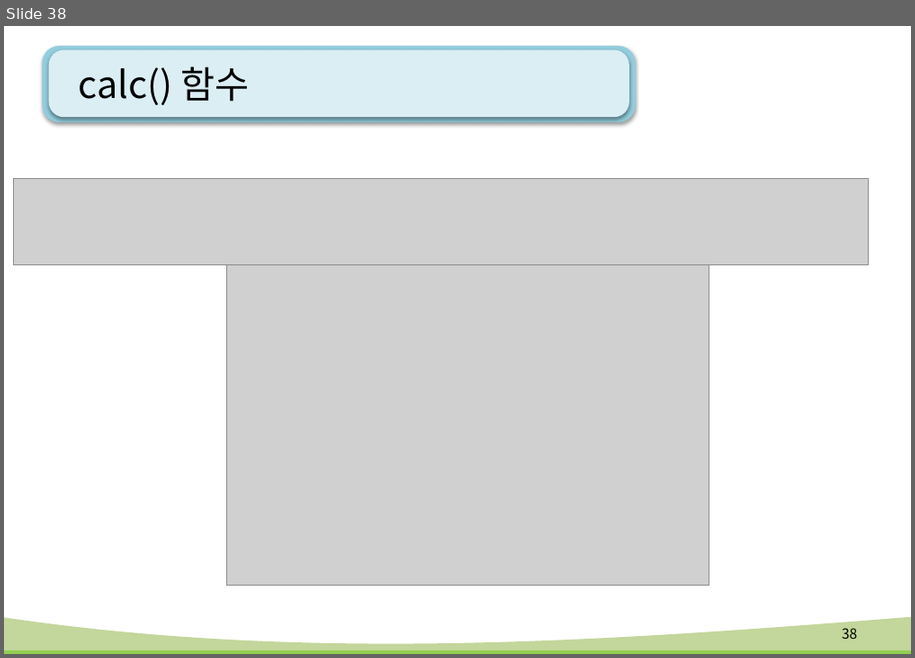
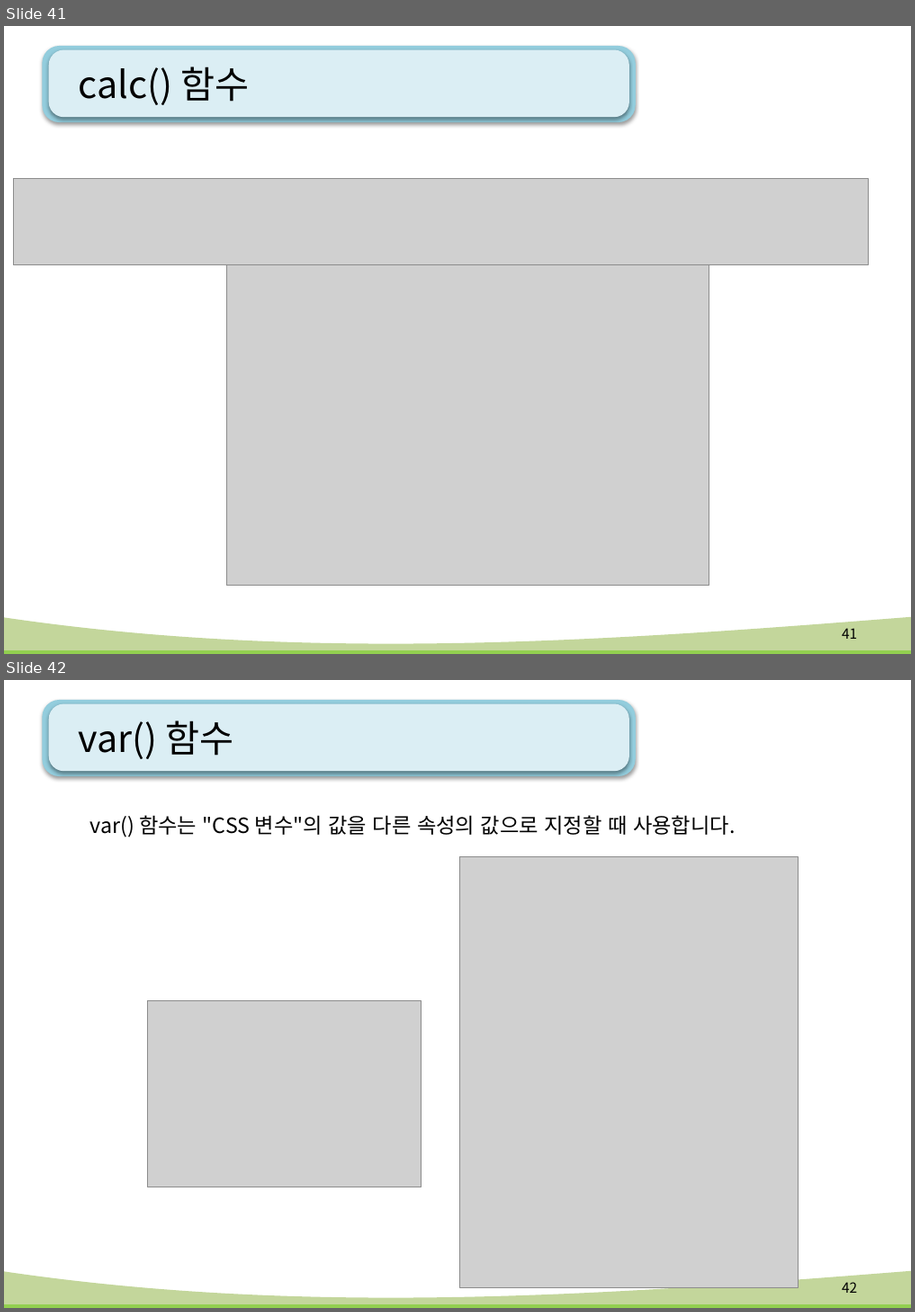
Before and after one commit to kiyongee2/green_project_web, a slide deck: html-css_ppt/12강. flex(플렉스).pptx. Shown one above the other, each under a label of ours: slide 38 before the commit, slides 41 and 42 after it. The pictures are 915x658 and 915x1312 pixels, drawn with LibreOffice and Linux fonts; fonts in the diff are those of the drawing; grey boxes stand for pictures; background and template pictures are left out. Boxes give left, top, right and bottom in pixels: in the first picture for what was removed or moved away, otherwise in the second. Text is boxed around its words. In the diff, an @@ line names an element or a change of style, - is before the commit and + after.

```diff
--- a/html-css_ppt/12강. flex(플렉스).pptx
+++ b/html-css_ppt/12강. flex(플렉스).pptx
@@ slide 42 added at <box>4,680,911,1308</box>, background #FFFFFF; not listed: 4 template elements that a slide beside it also shows @@
@@ title added at <box>78,720,234,759</box>, 32 pt, text #000000 @@
+var() 함수
@@ text added at <box>90,815,736,838</box>, 18 pt, text #000000 @@
+var() 함수는 "CSS 변수"의 값을 다른 속성의 값으로 지정할 때 사용합니다.
@@ picture added at <box>460,856,799,1288</box> @@
@@ picture added at <box>148,1000,422,1188</box> @@
@@ page number added at <box>842,1282,857,1293</box>, 12 pt, text #000000 @@
+42
@@ what was slide 38 is now slide 41 @@
@@ page number at <box>842,628,857,639</box>: text changed @@
-38
+41
```
Also in this commit, not shown: 3 other slides added, 7 other files.
